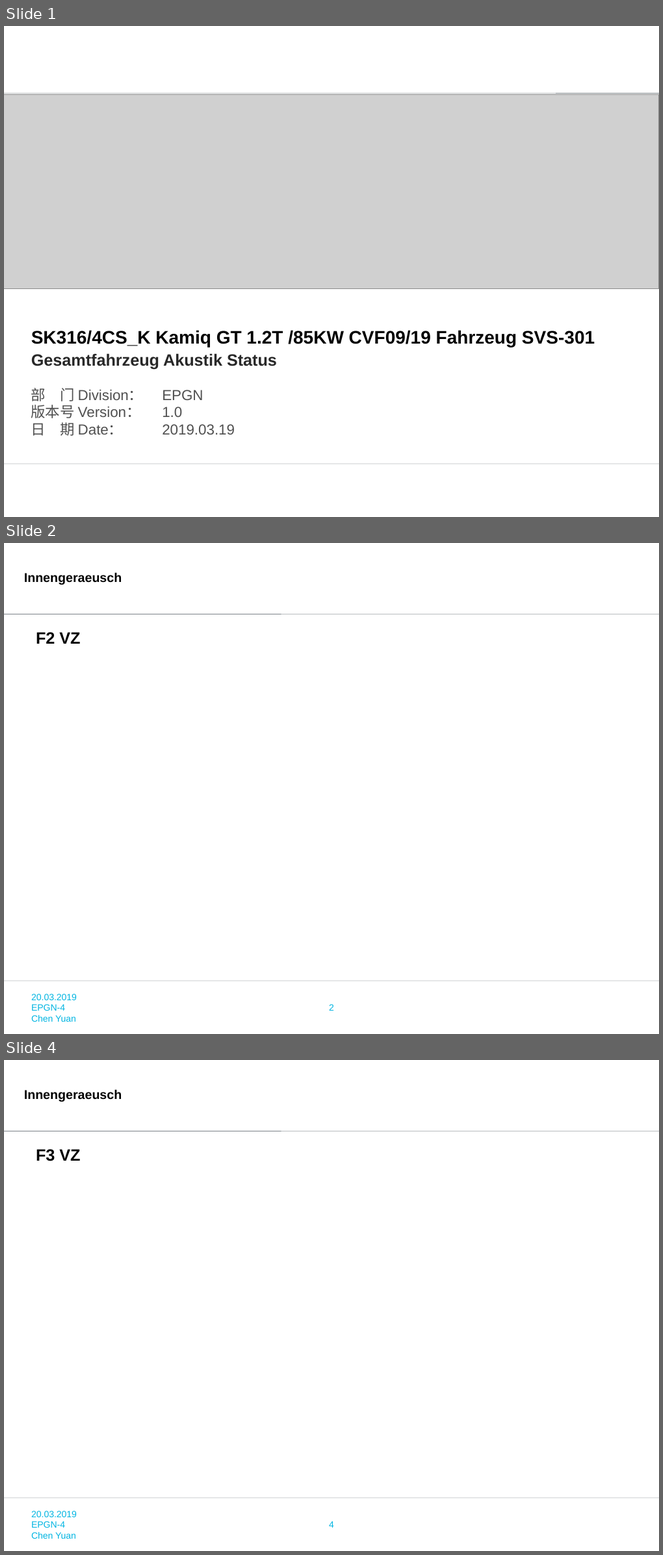
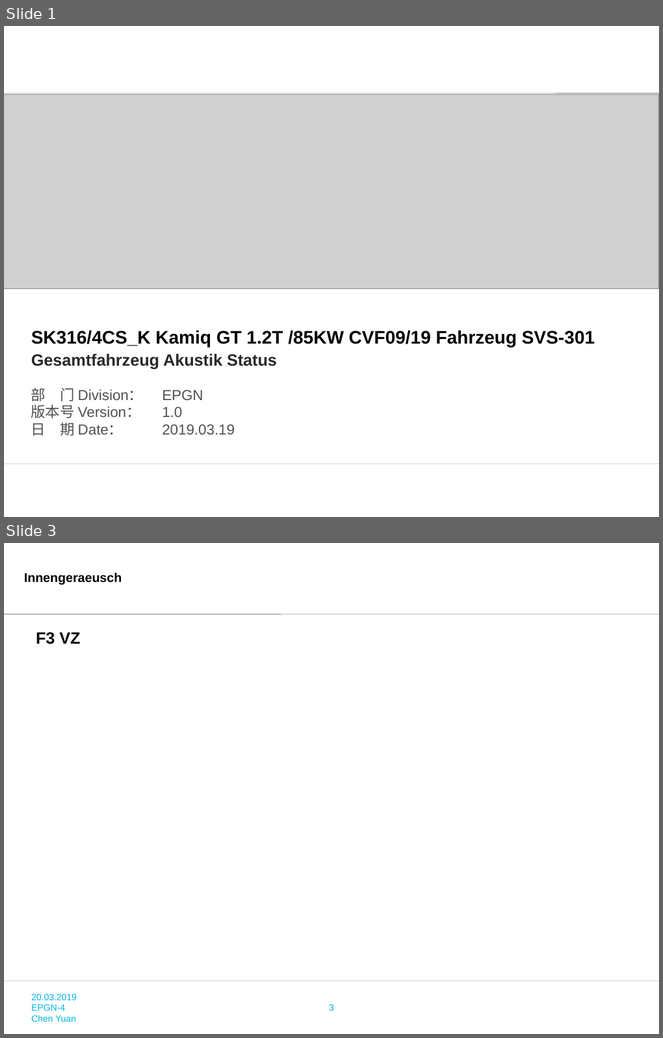
Before and after one commit to zhangxingjing/EPGN_INFO, a slide deck: epgn_info/epgn_info/apps/calculate/PPTModel/4zuo.pptx. Shown one above the other, each under a label of ours: slides 1, 2 and 4 before the commit, slides 1 and 3 after it; the slides between them are not shown. The pictures are 663x1555 and 663x1038 pixels, drawn with LibreOffice and Linux fonts; fonts in the diff are those of the drawing; grey boxes stand for pictures; background and template pictures are left out. Boxes give left, top, right and bottom in pixels: in the first picture for what was removed or moved away, otherwise in the second. Text is boxed around its words. In the diff, an @@ line names an element or a change of style, - is before the commit and + after.

```diff
--- a/epgn_info/epgn_info/apps/calculate/PPTModel/4zuo.pptx
+++ b/epgn_info/epgn_info/apps/calculate/PPTModel/4zuo.pptx
@@ slide 2 removed at box(4, 543, 659, 1034), background #FFFFFF; not listed: 4 template elements that a slide beside it also shows @@
@@ text removed at box(24, 572, 122, 585) @@
-Innengeraeusch
@@ text removed at box(36, 632, 80, 644) @@
-F2 VZ
@@ what was slide 4 is now slide 3 @@
@@ page number at box(329, 1005, 334, 1011): text changed @@
-4
+3
```
Also in this commit, not shown: 6 slides changed, 2 slides added, 2 other slides removed, 14 other files.
